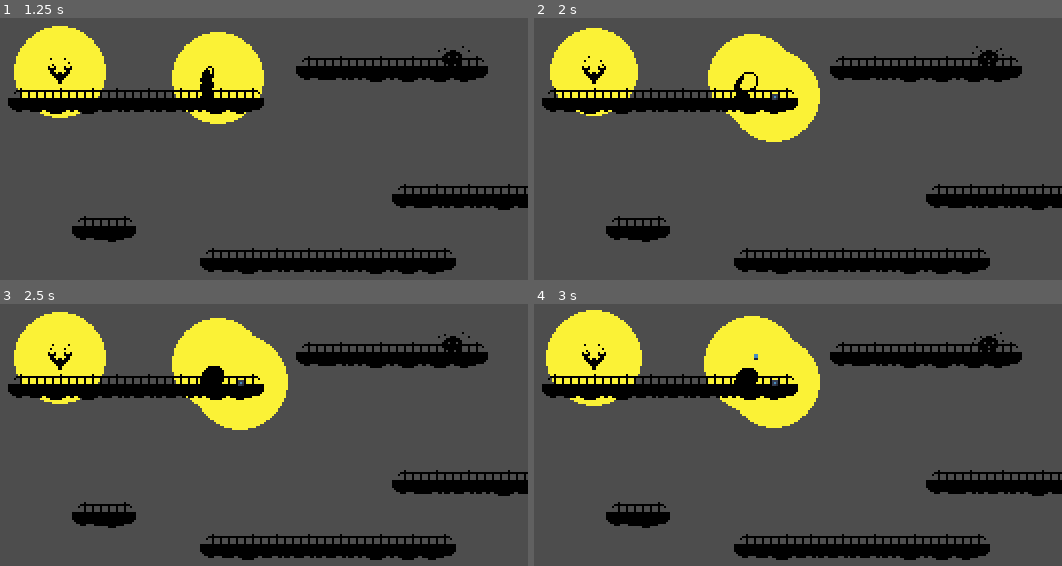
Above: before the commit, frames 1-4 (two rows, left to right).
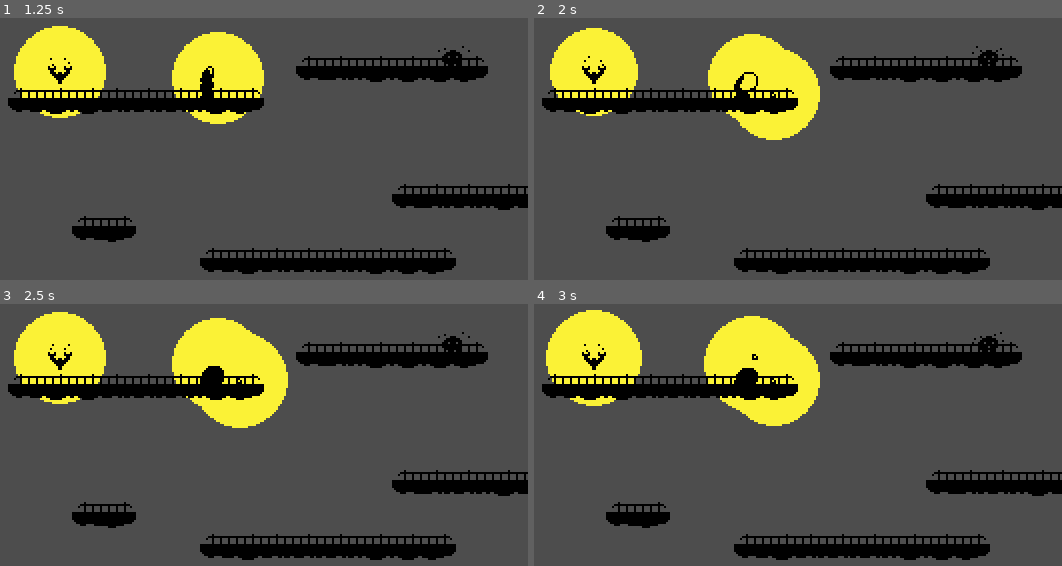
Above: after the commit, the same moments.

Repository: ironcutter24/1-bit-jam-2023
Game: Godot game, scene res://scenes/sample_scene.tscn
Same seed, same stepped clock (60 frames per second), same inputs: the game is played once before the commit and once after it. The engine's default icon, where the game draws it, is replaced by a stand-in: a white triangle on a blue panel in a dark square.
Inputs (mouse positions are in pixels of both pictures, inside the frame that each line leads up to):
- Up to frame 1 (1.25 s): tap Enter at 0.5 s; move the mouse to (348, 57) at 0.52 s; hold D (move_right) from 0.53 s (still down); hold Right mouse button (feed) from 0.53 s (still down); tap Space (jump) at 0.77 s
- Up to frame 2 (2 s): keep holding D (move_right); move the mouse to (613, 107) at 1.27 s; release Right mouse button (feed) at 1.28 s; click (613, 107) at 1.35 s; tap Space (jump) at 1.52 s
- Up to frame 3 (2.5 s): move the mouse to (outside the picture) at 2.02 s; release D (move_right) at 2.03 s; hold A (move_left) from 2.03 s (still down); hold Right mouse button (feed) from 2.03 s (still down)
- Up to frame 4 (3 s): move the mouse to (708, 463) at 2.77 s; release A (move_left) at 2.78 s; release Right mouse button (feed) at 2.78 s; hold D (move_right) from 2.78 s (still down); click (708, 463) at 2.85 s

Frame 1 is identical in both runs. In frame 2, 0.2% of the frame differs, in the area x 37-55%, y 12-48%; in frame 3, 0.2%; in frame 4, 0.2%, in the area x 39-55%, y 12-48%.

Commit message:
New assets and terrains

Diff:
--- a/scenes/light_bullet.tscn
+++ b/scenes/light_bullet.tscn
@@ -1,17 +1,17 @@
 [gd_scene load_steps=6 format=3 uid="uid://e5havokogof6"]
 
-[ext_resource type="Script" path="res://scenes/light_bullet.gd" id="1_iavgo"]
-[ext_resource type="Texture2D" uid="uid://dmba4gcr7rg0s" path="res://icon.svg" id="2_xblw8"]
+[ext_resource type="Script" path="res://scripts/light_bullet.gd" id="1_aw0lj"]
+[ext_resource type="Texture2D" uid="uid://b3eraverbsca5" path="res://art/light_bullet.png" id="2_jgpij"]
 [ext_resource type="PackedScene" uid="uid://ca6jaoakao0ov" path="res://scenes/light_animation.tscn" id="3_o8ous"]
 
 [sub_resource type="RectangleShape2D" id="RectangleShape2D_453rv"]
-size = Vector2(2, 2)
+size = Vector2(4, 4)
 
 [sub_resource type="SpriteFrames" id="SpriteFrames_3olfu"]
 animations = [{
 "frames": [{
 "duration": 1.0,
-"texture": ExtResource("2_xblw8")
+"texture": ExtResource("2_jgpij")
 }],
 "loop": true,
 "name": &"default",
@@ -23,13 +23,15 @@
 gravity_scale = 0.5
 max_contacts_reported = 1
 contact_monitor = true
-script = ExtResource("1_iavgo")
+lock_rotation = true
+script = ExtResource("1_aw0lj")
 
 [node name="CollisionShape2D" type="CollisionShape2D" parent="."]
 shape = SubResource("RectangleShape2D_453rv")
 
 [node name="AnimatedSprite2D" type="AnimatedSprite2D" parent="."]
-scale = Vector2(0.02, 0.02)
+position = Vector2(-1, 0)
 sprite_frames = SubResource("SpriteFrames_3olfu")
+autoplay = "default"
 
 [node name="LightAnimation" parent="." instance=ExtResource("3_o8ous")]
--- a/scenes/player.tscn
+++ b/scenes/player.tscn
@@ -7,7 +7,7 @@
 [ext_resource type="Texture2D" uid="uid://bw6m2mgoidn5p" path="res://art/charge_dots.png" id="5_u0o7l"]
 
 [sub_resource type="RectangleShape2D" id="RectangleShape2D_p26rr"]
-size = Vector2(8, 14)
+size = Vector2(8, 13)
 
 [sub_resource type="AtlasTexture" id="AtlasTexture_86gpf"]
 atlas = ExtResource("1_5dugy")
@@ -188,7 +188,7 @@
 light_bullet = ExtResource("2_n6vic")
 
 [node name="CollisionShape2D" type="CollisionShape2D" parent="."]
-position = Vector2(0, 1)
+position = Vector2(0, 1.5)
 shape = SubResource("RectangleShape2D_p26rr")
 
 [node name="AnimatedSprite2D" type="AnimatedSprite2D" parent="."]
--- a/scenes/sample_scene.tscn
+++ b/scenes/sample_scene.tscn
@@ -1,6 +1,8 @@
-[gd_scene load_steps=7 format=3 uid="uid://cbjg0y0hqcrfq"]
+[gd_scene load_steps=11 format=3 uid="uid://cbjg0y0hqcrfq"]
 
 [ext_resource type="PackedScene" uid="uid://bgv3hhmac76gs" path="res://scenes/player.tscn" id="1_o0jpf"]
+[ext_resource type="Texture2D" uid="uid://c1piqmmbg2uvd" path="res://art/ground.png" id="2_8168x"]
+[ext_resource type="Texture2D" uid="uid://c0oo5i8xnq7yg" path="res://art/columns.png" id="3_8dud4"]
 [ext_resource type="Texture2D" uid="uid://dom5wn4rui1s6" path="res://art/platforms.png" id="3_hyuom"]
 [ext_resource type="PackedScene" uid="uid://peyybkxh1pq8" path="res://scenes/chandelier.tscn" id="3_tm4ga"]
 [ext_resource type="PackedScene" uid="uid://dgiufjutc02mh" path="res://scenes/prey.tscn" id="5_it5ch"]
@@ -12,14 +14,14 @@
 0:0/0/terrain = 1
 0:0/0/physics_layer_0/linear_velocity = Vector2(0, 0)
 0:0/0/physics_layer_0/angular_velocity = 0.0
-0:0/0/physics_layer_0/polygon_0/points = PackedVector2Array(-8, 0, 8, 0, 8, 6, -8, 6)
+0:0/0/physics_layer_0/polygon_0/points = PackedVector2Array(-8, 0, 8, 0, 8, 8, -8, 8)
 0:0/0/terrains_peering_bit/right_side = 1
 1:0/0 = 0
 1:0/0/terrain_set = 0
 1:0/0/terrain = 1
 1:0/0/physics_layer_0/linear_velocity = Vector2(0, 0)
 1:0/0/physics_layer_0/angular_velocity = 0.0
-1:0/0/physics_layer_0/polygon_0/points = PackedVector2Array(-8, 0, 8, 0, 8, 6, -8, 6)
+1:0/0/physics_layer_0/polygon_0/points = PackedVector2Array(-8, 0, 8, 0, 8, 8, -8, 8)
 1:0/0/terrains_peering_bit/right_side = 1
 1:0/0/terrains_peering_bit/left_side = 1
 2:0/0 = 0
@@ -27,7 +29,7 @@
 2:0/0/terrain = 1
 2:0/0/physics_layer_0/linear_velocity = Vector2(0, 0)
 2:0/0/physics_layer_0/angular_velocity = 0.0
-2:0/0/physics_layer_0/polygon_0/points = PackedVector2Array(-8, 0, 8, 0, 8, 6, -8, 6)
+2:0/0/physics_layer_0/polygon_0/points = PackedVector2Array(-8, 0, 8, 0, 8, 8, -8, 8)
 2:0/0/terrains_peering_bit/right_side = 1
 2:0/0/terrains_peering_bit/left_side = 1
 3:0/0 = 0
@@ -35,8 +37,49 @@
 3:0/0/terrain = 1
 3:0/0/physics_layer_0/linear_velocity = Vector2(0, 0)
 3:0/0/physics_layer_0/angular_velocity = 0.0
-3:0/0/physics_layer_0/polygon_0/points = PackedVector2Array(-8, 0, 8, 0, 8, 6, -8, 6)
+3:0/0/physics_layer_0/polygon_0/points = PackedVector2Array(-8, 0, 8, 0, 8, 8, -8, 8)
 3:0/0/terrains_peering_bit/left_side = 1
+
+[sub_resource type="TileSetAtlasSource" id="TileSetAtlasSource_4hq17"]
+texture = ExtResource("2_8168x")
+1:1/0 = 0
+1:1/0/terrain_set = 0
+1:1/0/physics_layer_0/linear_velocity = Vector2(0, 0)
+1:1/0/physics_layer_0/angular_velocity = 0.0
+1:1/0/physics_layer_0/polygon_0/points = PackedVector2Array(-8, -8, 8, -8, 8, 8, -8, 8)
+
+[sub_resource type="TileSetAtlasSource" id="TileSetAtlasSource_l57kv"]
+texture = ExtResource("3_8dud4")
+0:0/0 = 0
+0:0/0/terrain_set = 0
+0:0/0/terrain = 2
+0:0/0/physics_layer_0/linear_velocity = Vector2(0, 0)
+0:0/0/physics_layer_0/angular_velocity = 0.0
+0:0/0/physics_layer_0/polygon_0/points = PackedVector2Array(-4, -8, 4, -8, 4, 8, -4, 8)
+0:0/0/terrains_peering_bit/bottom_side = 2
+0:1/0 = 0
+0:1/0/terrain_set = 0
+0:1/0/terrain = 2
+0:1/0/physics_layer_0/linear_velocity = Vector2(0, 0)
+0:1/0/physics_layer_0/angular_velocity = 0.0
+0:1/0/physics_layer_0/polygon_0/points = PackedVector2Array(-4, -8, 4, -8, 4, 8, -4, 8)
+0:1/0/terrains_peering_bit/bottom_side = 2
+0:1/0/terrains_peering_bit/top_side = 2
+0:2/0 = 0
+0:2/0/terrain_set = 0
+0:2/0/terrain = 2
+0:2/0/physics_layer_0/linear_velocity = Vector2(0, 0)
+0:2/0/physics_layer_0/angular_velocity = 0.0
+0:2/0/physics_layer_0/polygon_0/points = PackedVector2Array(-4, -8, 4, -8, 4, 8, -4, 8)
+0:2/0/terrains_peering_bit/bottom_side = 2
+0:2/0/terrains_peering_bit/top_side = 2
+0:3/0 = 0
+0:3/0/terrain_set = 0
+0:3/0/terrain = 2
+0:3/0/physics_layer_0/linear_velocity = Vector2(0, 0)
+0:3/0/physics_layer_0/angular_velocity = 0.0
+0:3/0/physics_layer_0/polygon_0/points = PackedVector2Array(-4, -8, 4, -8, 4, 8, -4, 8)
+0:3/0/terrains_peering_bit/top_side = 2
 
 [sub_resource type="TileSet" id="TileSet_7vg4u"]
 physics_layer_0/collision_layer = 1
@@ -45,7 +88,11 @@
 terrain_set_0/terrain_0/color = Color(0.5, 0.34375, 0.25, 1)
 terrain_set_0/terrain_1/name = "Platforms"
 terrain_set_0/terrain_1/color = Color(0.5, 0.4375, 0.25, 1)
+terrain_set_0/terrain_2/name = "Columns"
+terrain_set_0/terrain_2/color = Color(0.46875, 0.5, 0.25, 1)
 sources/0 = SubResource("TileSetAtlasSource_nsm7d")
+sources/1 = SubResource("TileSetAtlasSource_4hq17")
+sources/2 = SubResource("TileSetAtlasSource_l57kv")
 
 [node name="SampleScene" type="Node2D"]
 
--- a/scenes/light_bullet.gd
+++ b/scripts/light_bullet.gd
@@ -3,7 +3,7 @@
 
 @onready var light = $LightAnimation
 
-var max_velocity = 200.0
+var max_velocity = 180.0
 
 func _ready():
 	body_entered.connect(_on_body_entered)
@@ -13,5 +13,5 @@
 	if linear_velocity.length() > max_velocity:
 		linear_velocity = linear_velocity.normalized() * max_velocity
 
-func _on_body_entered(body: Node):
+func _on_body_entered(_body: Node):
 		light.visible = true
Binary file added: art/columns.aseprite
Binary file added: art/columns.png
Not shown, added: art/columns.png.import
Binary file added: art/ground.aseprite
Binary file added: art/ground.png
Not shown, added: art/ground.png.import
Binary file added: art/light_bullet.aseprite
Binary file added: art/light_bullet.png
Not shown, added: art/light_bullet.png.import
